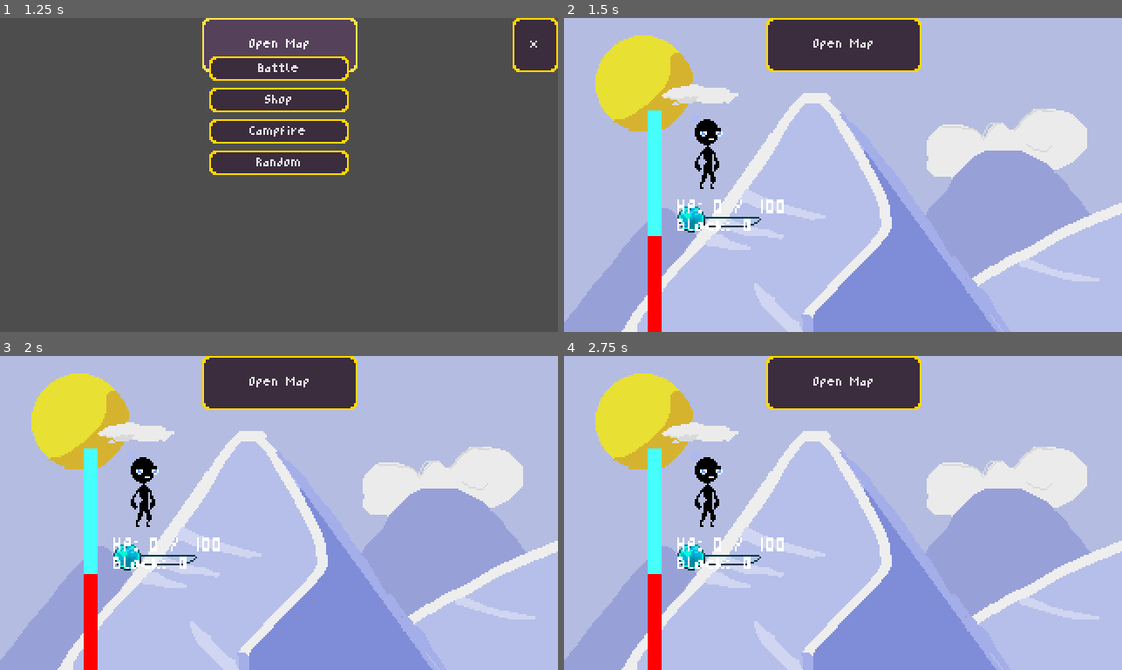
Above: before the commit, frames 1-4 (two rows, left to right).
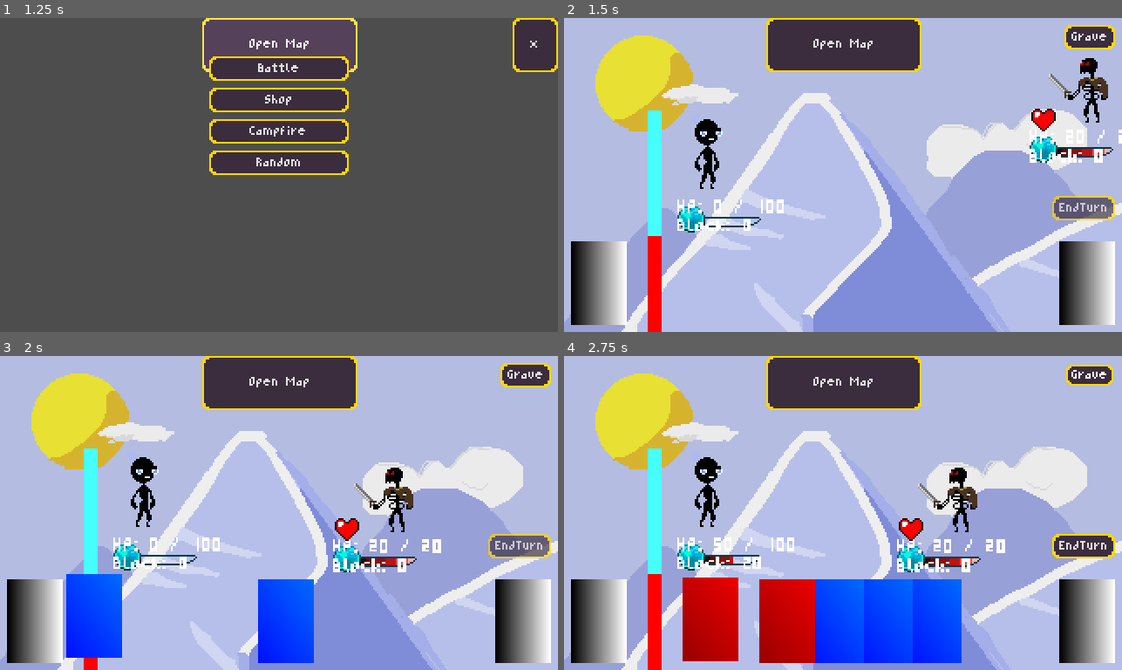
Above: after the commit, the same moments.

Repository: Morph1s/Psychopompos
Game: Godot game, scene res://scenes/main.tscn
Same seed, same stepped clock (60 frames per second), same inputs: the game is played once before the commit and once after it.
Inputs (mouse positions are in pixels of both pictures, inside the frame that each line leads up to):
- Up to frame 1 (1.25 s): click "Open Map" at 0.5 s
- Up to frame 2 (1.5 s): click "Battle" at 1.25 s
- Up to frame 3 (2 s): no input
- Up to frame 4 (2.75 s): click (1088, 374) at 2 s, where only the run after the commit has a clickable "Grave"

Frame 1 is identical in both runs. In frame 2, 8.3% of the frame differs, in the area x 1-100%, y 2-98%; in frame 3, 14%; in frame 4, 21%, in the area x 1-99%, y 2-98%.
Error before the commit: Parse Error: Preload file "res://assets/graphics/ui/unaimed_cursor.png" does not exist. (res://scripts/battle/card_handler.gd:9)

Commit message:
fix: rename cursor preloads to match file names

Diff:
--- a/resources/enemies/test_enemy.tres
+++ b/resources/enemies/test_enemy.tres
@@ -6,7 +6,6 @@
 [ext_resource type="Resource" uid="uid://ev37vnfhspoc" path="res://assets/graphics/ui/normal_attack.tres" id="2_irtgr"]
 [ext_resource type="Resource" uid="uid://kfo4jefrvumr" path="res://resources/enemies/swift_attack.tres" id="3_lbsk5"]
 
-
 [resource]
 script = ExtResource("2_7egoo")
 enemy_sprite = ExtResource("2_318jf")
--- a/scripts/battle/card_handler.gd
+++ b/scripts/battle/card_handler.gd
@@ -6,9 +6,9 @@
 const TEST_CHARACTER_CARDS = preload("res://resources/characters/card_library.tres")
 
 ## Assets preloud for mouse_changes
-const UNAIMED_CURSOR = preload("res://assets/graphics/ui/unaimed_cursor.png")
-const LOCKON_CURSOR = preload("res://assets/graphics/ui/lockOn_cursor.png")
-const DEFAULT_CURSOR = preload("res://assets/graphics/ui/default_cursor.png")
+const UNAIMED_CURSOR = preload("res://assets/graphics/ui/cursor_unaimed.png")
+const LOCKON_CURSOR = preload("res://assets/graphics/ui/cursor_lockOn.png")
+const DEFAULT_CURSOR = preload("res://assets/graphics/ui/cursor_default.png")
 
 
 const CARD = preload("res://scenes/card/card.tscn")
